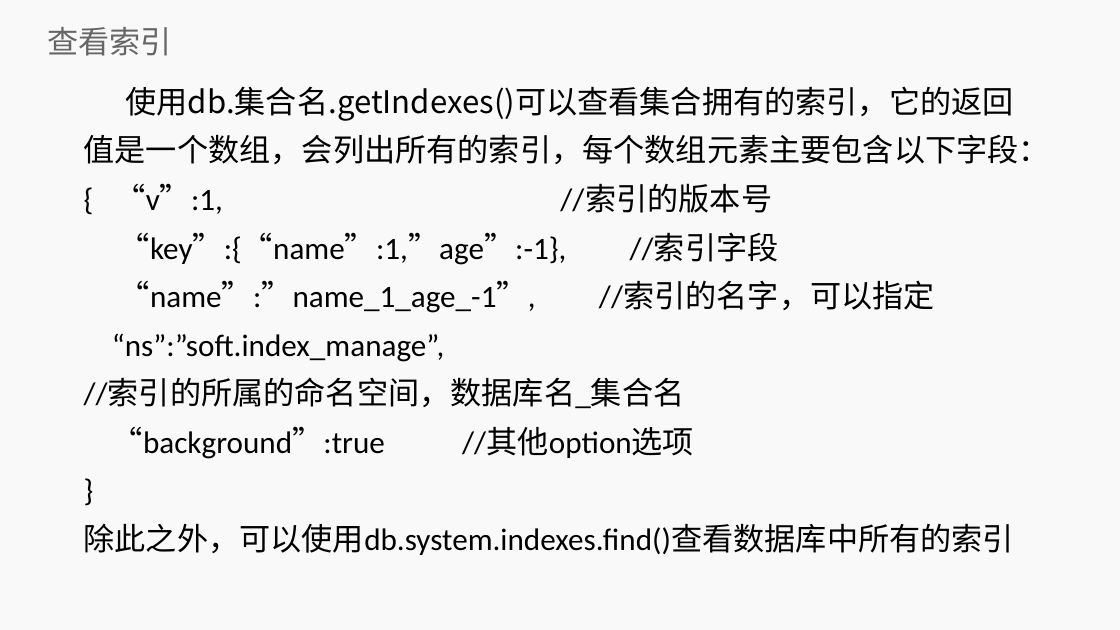
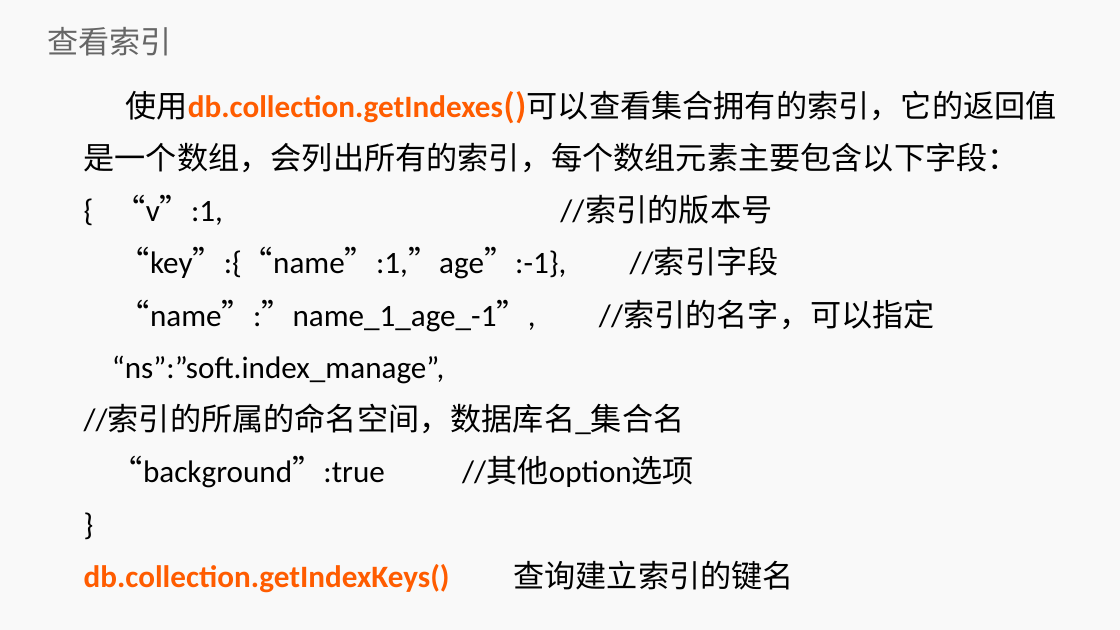
Before and after one commit to lihuanzhen2016/no-sql, a slide deck: slide 33 of PPT/06 MongoDB 索引.pptx (slide 32 before the commit). Drawn at 1120x630 pixels with LibreOffice and Linux fonts; fonts in the diff are those of the drawing; background and template pictures are left out. Boxes give left, top, right and bottom in pixels: in the first picture for what was removed or moved away, otherwise in the second. Text is boxed around its words. In the diff, an @@ line names an element or a change of style, - is before the commit and + after.

Commit message:
index update

```diff
--- a/PPT/06 MongoDB 索引.pptx
+++ b/PPT/06 MongoDB 索引.pptx
@@ subtitle at [84,90,1057,172]: text changed @@
-使用db.集合名.getIndexes()可以查看集合拥有的索引，它的返回值是一个数组，会列出所有的索引，每个数组元素主要包含以下字段：
+使用db.collection.getIndexes()可以查看集合拥有的索引，它的返回值是一个数组，会列出所有的索引，每个数组元素主要包含以下字段：
@@ subtitle at [84,194,935,488]: line spacing 1.3 to 1.4 @@
@@ subtitle at [84,560,793,593]: text changed; text colour #000000 to #FF5C00; bold on @@
-除此之外，可以使用db.system.indexes.find()查看数据库中所有的索引
+db.collection.getIndexKeys() 查询建立索引的键名
```
Also in this commit, not shown: 21 other slides changed, 8 slides added, 11 slides removed.
